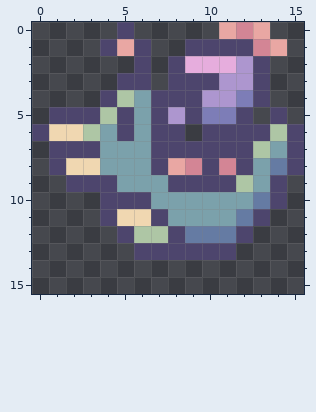
Pixel-art sprite: TowerOfDreams/sprites/sBird/e9fd6f4b-c2eb-440e-ba4f-9bb4588424a4.png. Above, as it was before the edit.
The file is 16x16 pixels. The old version is drawn lined up with the new one.
Now the later version:
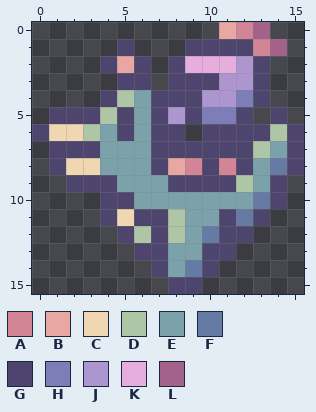
Palette (. is transparent): A #d38595  B #e9a7a3  C #f0d7b1  D #aec6a5  E #7ba1ab  F #657ba3  G #4d456d  H #7d7db7  J #ad96cf  K #e6addd  L #a4628a
Difference:
{"change": "whole drawing moved by +0,-1 (the old picture is shown already moved)"}
{"y":0,"x":5,"old":"G","new":"."}
{"y":0,"x":13,"old":"B","new":"L"}
{"y":1,"x":4,"old":"GBG","new":".G."}
{"y":1,"x":14,"old":"B","new":"L"}
{"y":2,"x":4,"old":"..","new":"GB"}
{"y":10,"x":6,"old":"G","new":"E"}
{"y":11,"x":6,"old":"C","new":"G"}
{"y":11,"x":8,"old":"E","new":"D"}
{"y":11,"x":11,"old":"E","new":"G"}
{"y":12,"x":7,"old":"DGF","new":"GDE"}
{"y":12,"x":11,"old":"F","new":"G"}
{"y":13,"x":8,"old":"GG","new":"EE"}
{"y":14,"x":7,"old":"....","new":"GEFG"}
{"y":15,"x":8,"old":"..","new":"GG"}
